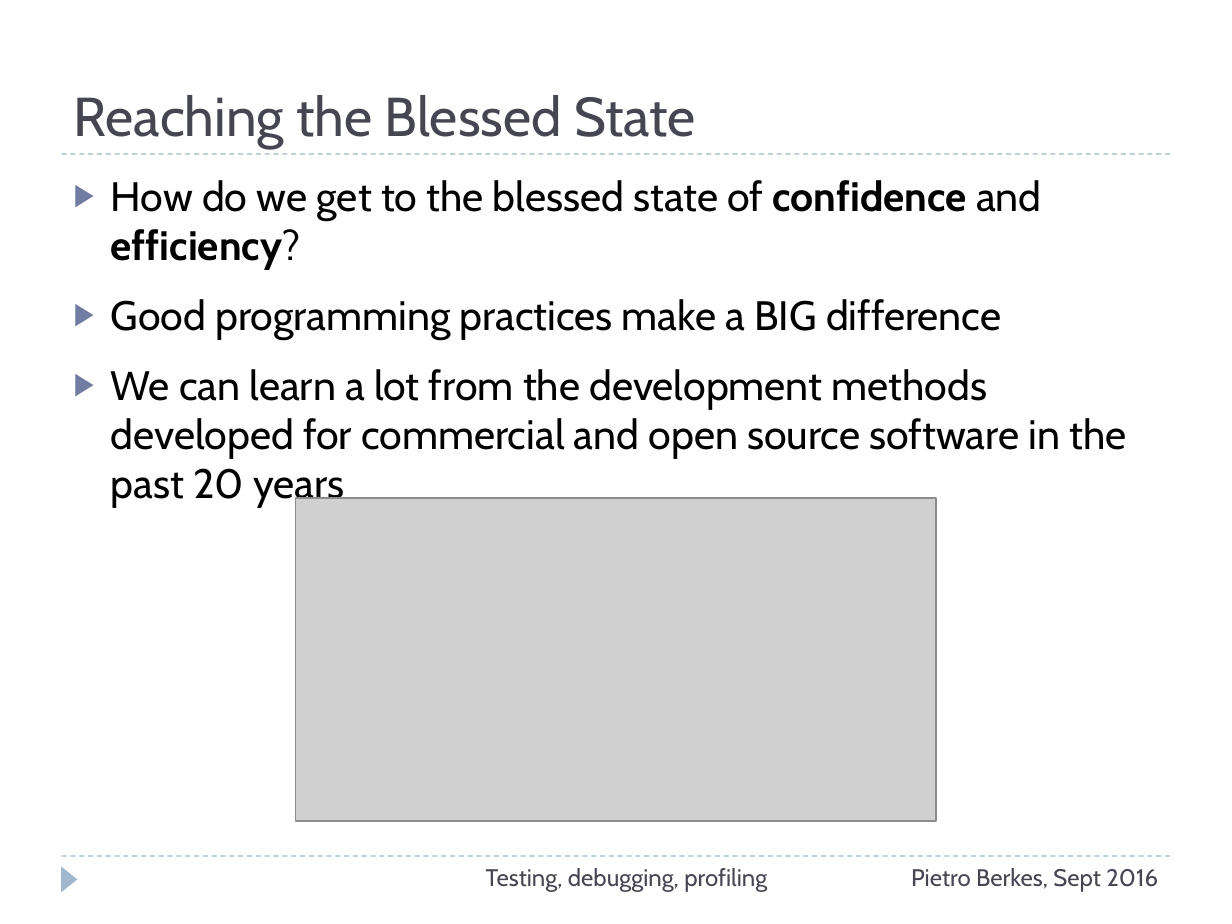
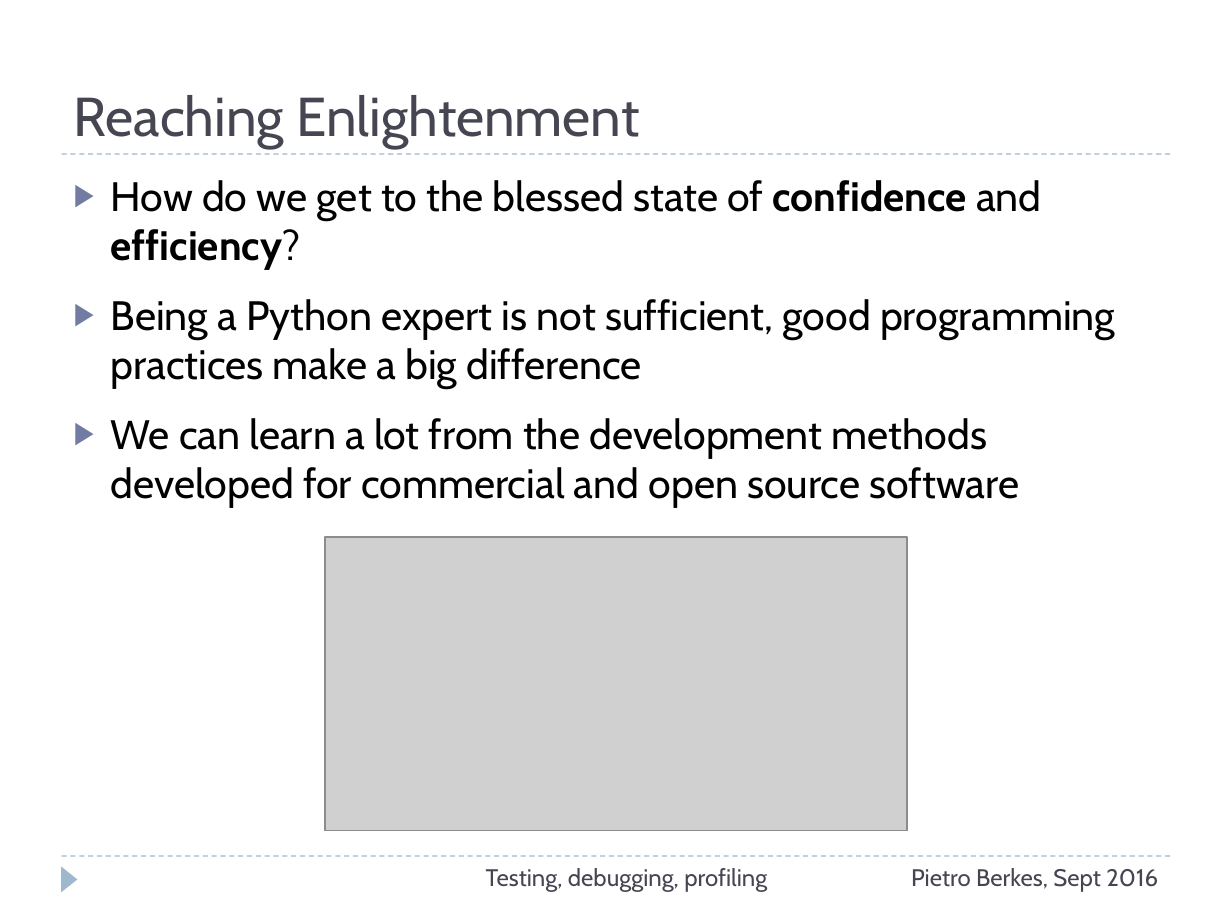
Before and after one commit to ASPP/testing_debugging_profiling, a slide deck: slide 3 of testing-debugging-profiling.pptx (slide 5 before the commit). Drawn at 1232x924 pixels with LibreOffice and Linux fonts; fonts in the diff are those of the drawing; grey boxes stand for pictures. Boxes give left, top, right and bottom in pixels: in the first picture for what was removed or moved away, otherwise in the second. Text is boxed around its words. In the diff, an @@ line names an element or a change of style, - is before the commit and + after.

```diff
--- a/testing-debugging-profiling.pptx
+++ b/testing-debugging-profiling.pptx
@@ title at (x1=74, y1=95, x2=639, y2=149): text changed @@
-Reaching the Blessed State
+Reaching Enlightenment
@@ text at (x1=111, y1=299, x2=1115, y2=508): text changed @@
-▶ Good programming practices make a BIG difference
-▶ We can learn a lot from the development methods developed for commercial and open source software in the past 20 years
+▶ Being a Python expert is not sufficient, good programming practices make a big difference
+▶ We can learn a lot from the development methods developed for commercial and open source software
@@ picture resized from (x1=296, y1=498, x2=936, y2=821) to (x1=325, y1=537, x2=907, y2=830) @@
```
Also in this commit, not shown: 26 other slides changed, 2 slides added, 5 slides removed.
